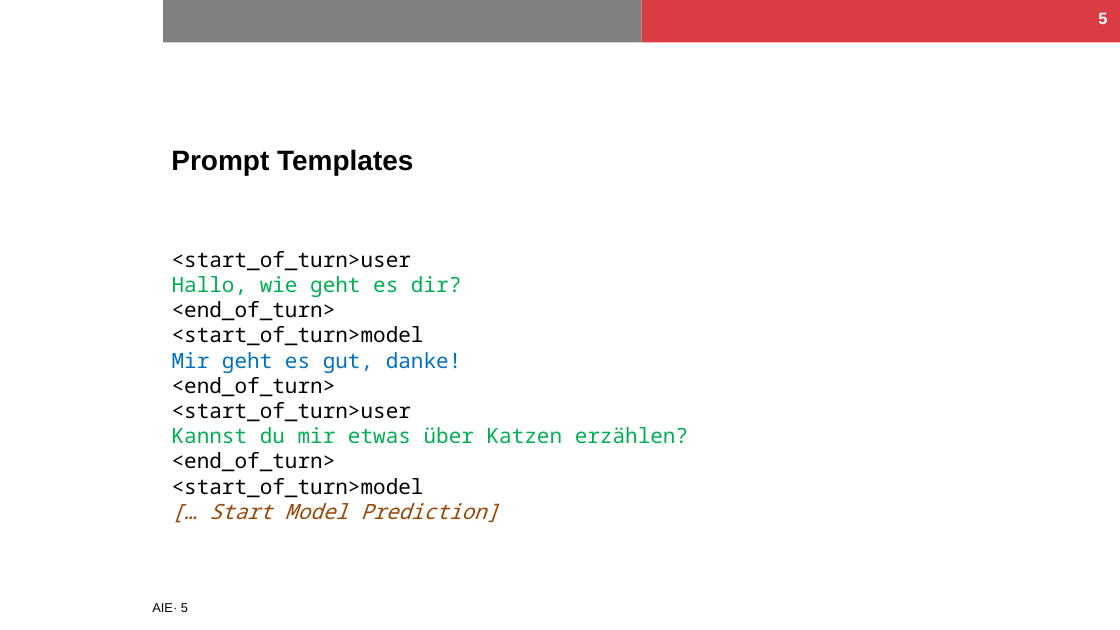
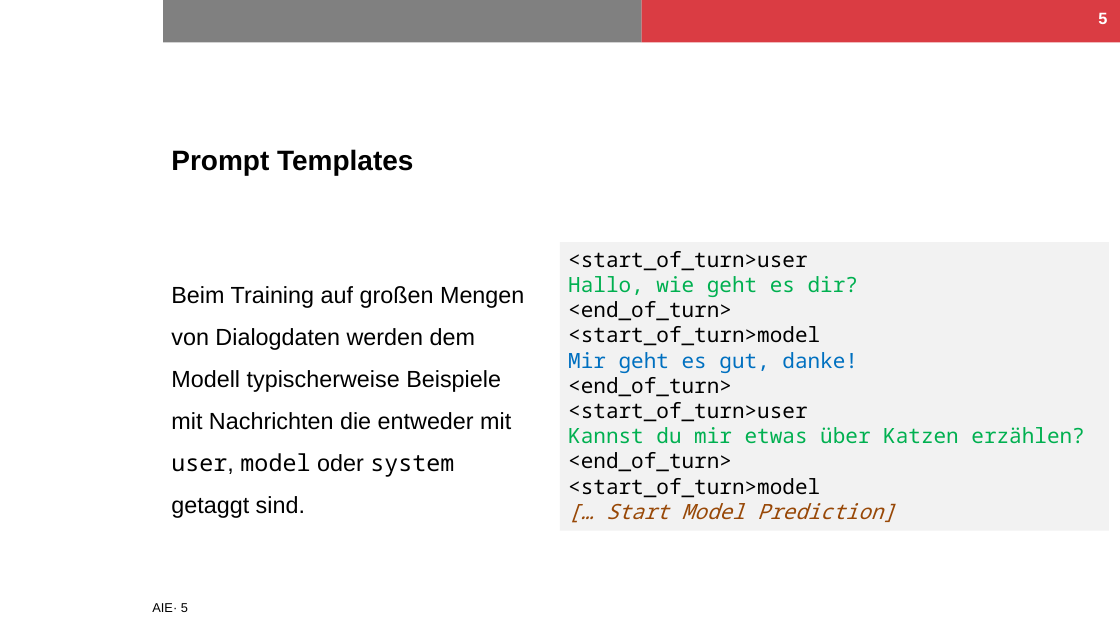
Before and after one commit to NilsHellwig/AIE-course, a slide deck: slide 5 of Kapitel 03_Prompting/03_Prompting.pptx. Drawn at 1120x630 pixels with LibreOffice and Linux fonts; fonts in the diff are those of the drawing; background and template pictures are left out. Boxes give left, top, right and bottom in pixels: in the first picture for what was removed or moved away, otherwise in the second. Text is boxed around its words. In the diff, an @@ line names an element or a change of style, - is before the commit and + after.

```diff
--- a/Kapitel 03_Prompting/03_Prompting.pptx
+++ b/Kapitel 03_Prompting/03_Prompting.pptx
@@ rectangle "<start_of_turn>user" resized from (x1=172, y1=251, x2=688, y2=522) to (x1=560, y1=242, x2=1110, y2=530) @@
@@ rectangle "<start_of_turn>user" at (x1=560, y1=242, x2=1110, y2=530): fill none to #F2F2F2 @@
@@ text added at (x1=171, y1=286, x2=524, y2=477), 20 pt, text #000000 @@
+Beim Training auf großen Mengen von Dialogdaten werden dem Modell typischerweise Beispiele mit Nachrichten die entweder mit user, model oder system getaggt sind.
```
Also in this commit, not shown: 2 other slides changed, 24 slides added, 4 other files.
